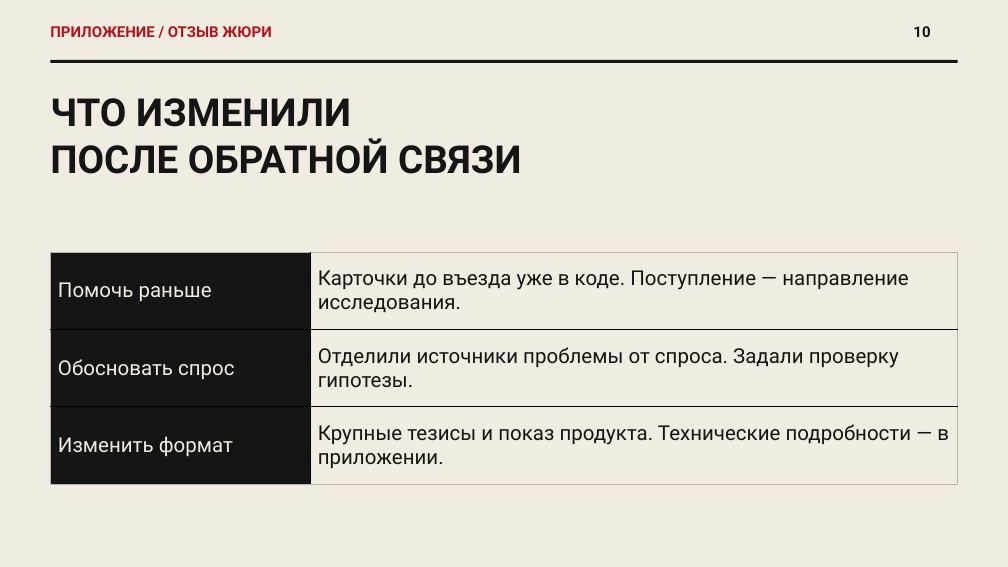
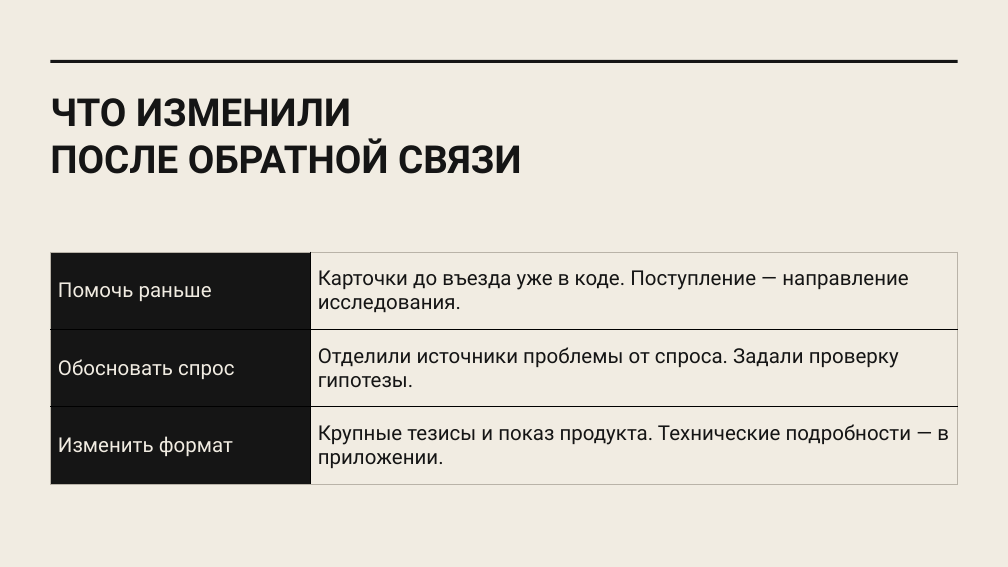
Before and after one commit to Ivana-banana/MAX, a slide deck: slide 11 of docs/presentation/draft-2026-10-24/first-90-days-product-style.pptx. Drawn at 1008x567 pixels with LibreOffice and Linux fonts; fonts in the diff are those of the drawing. Boxes give left, top, right and bottom in pixels: in the first picture for what was removed or moved away, otherwise in the second. Text is boxed around its words. In the diff, an @@ line names an element or a change of style, - is before the commit and + after.

```diff
--- a/docs/presentation/draft-2026-10-24/first-90-days-product-style.pptx
+++ b/docs/presentation/draft-2026-10-24/first-90-days-product-style.pptx
@@ text removed at box(50, 26, 271, 37) @@
-ПРИЛОЖЕНИЕ / ОТЗЫВ ЖЮРИ
@@ text removed at box(913, 26, 930, 37) @@
-10
```
Also in this commit, not shown: 13 other slides changed, 4 other files.
